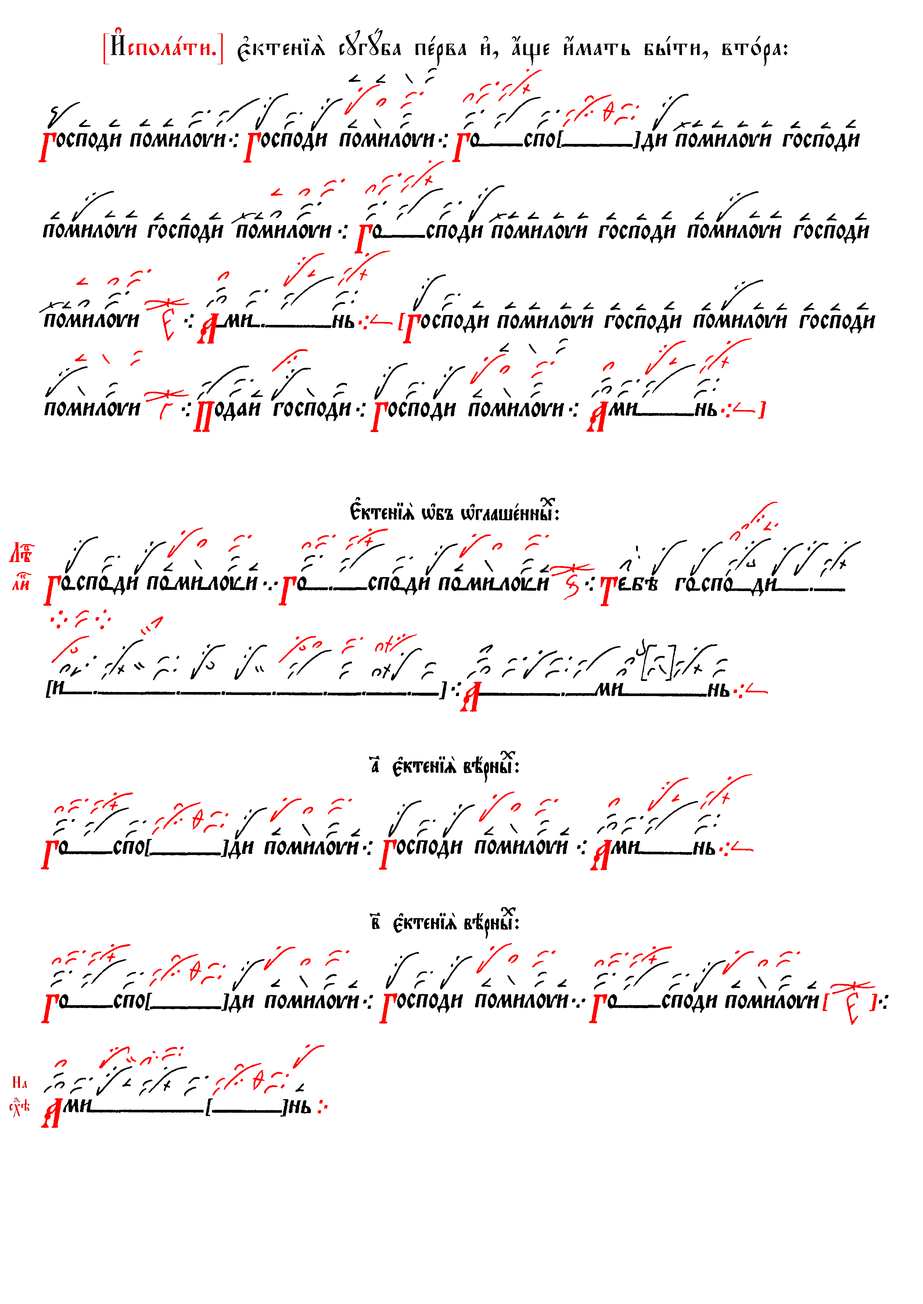
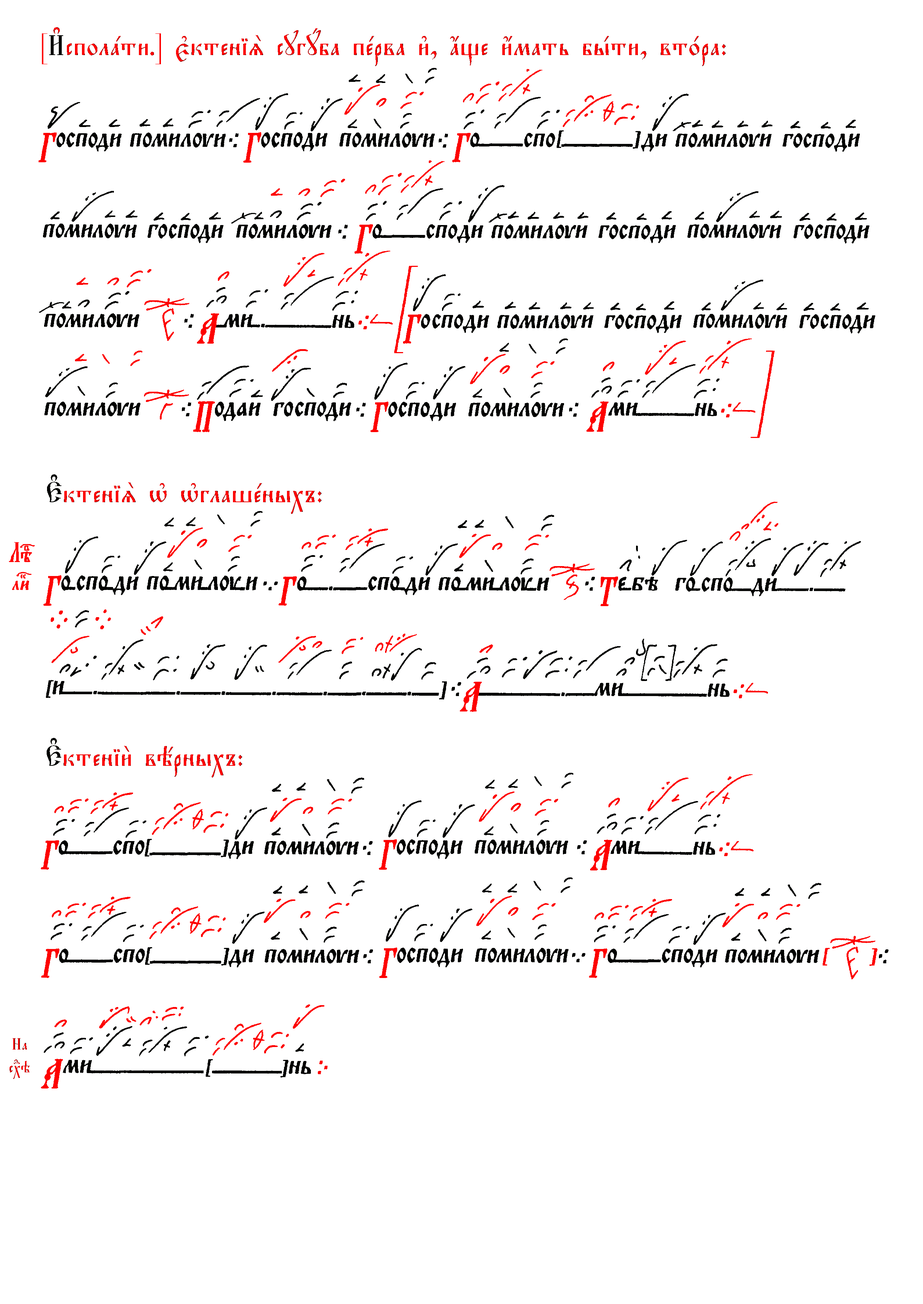
Revision of a layered 923x1304 image; what changed, layer by layer:
added layer "Е#ктеніи2 вёрныхъ:" above "Е#ктеніz2 w3 w3глашeныхъ:" over <box>46,738,243,778</box>
added layer "Е#ктеніz2 w3 w3глашeныхъ:" above "[И#сполaти.] є3ктеніz2 сугyба ..." over <box>47,474,322,515</box>
painted on "[И#сполaти.] є3ктеніz2 сугyба ..." over <box>41,27,788,67</box>
painted on "На ..." over <box>9,1038,30,1118</box>
painted on "Крюки" over <box>43,265,869,1097</box>
painted on "Чернила и червила" over <box>9,265,888,1129</box>
